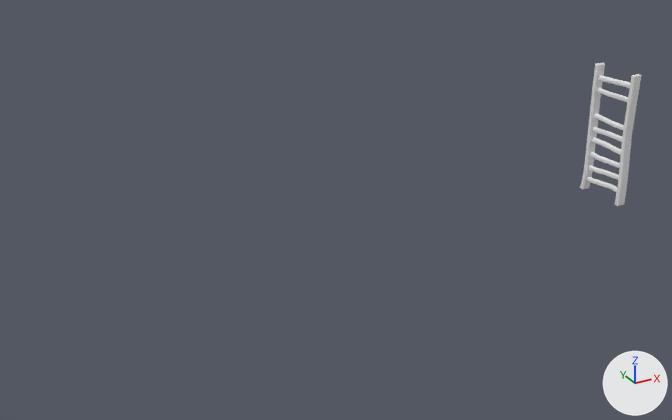
Before and after pictures for a commit that changed the FBX model GameProject1FG - Github/Assets/GameArtists/ladder_1.fbx.
Rendered twice from a 50 mm lens placed at (-2.15, 8.04, 6.92), pointed at (4.45, 20.05, 0.91). Arrows for +X, +Y and +Z are at lower right; the lights stay in place. Where no turn or scale is listed for an object, it has been applied to the vertices. Vertices at the same position are counted once.

Before the edit, the objects in view are built like this:
```python
me_cube_166 = bpy.data.meshes.new('Cube.166')
me_cube_166.from_pydata(...)  # 324 vertices, 296 faces; spans x -0.09..0.09, y -0.51..0.52, z -1.21..1.29
# before: 88 (-0.09, -0.44, -0.81) at pixel (617, 185), 89 (-0.08, -0.43, -0.81) at pixel (617, 185), 90 (0.08, -0.43, -0.81), 91 (0.09, -0.44, -0.81), 92 (0.09, -0.49, -0.81) at pixel (627, 184)
# before: 93 (0.08, -0.51, -0.81) at pixel (627, 185), 94 (-0.09, -0.49, -0.81) at pixel (619, 186), 95 (-0.08, -0.51, -0.81) at pixel (620, 186)
ob_ladder_2 = bpy.data.objects.new('ladder 2', me_cube_166)
ob_ladder_2.location = (10.22, 19.99, 1.21)
```
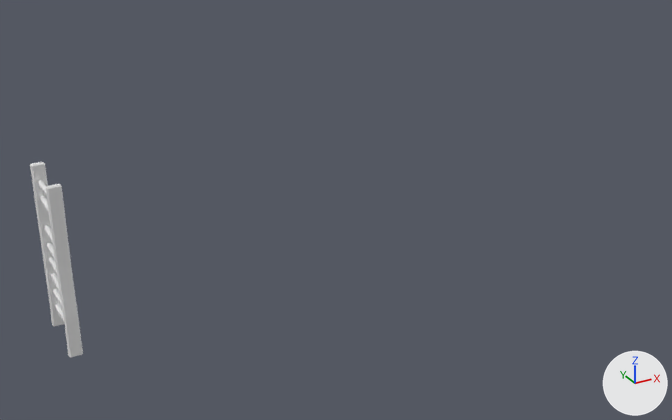
What differs and where, as boxes [x1, y1, x2, y2] in the pictures (672 x 420 px; the box of a moved part takes in the faces that stretch with it):
'ladder 2', reshaped, moved (13% narrower, 37% taller): before [580, 63, 641, 206]; after [30, 162, 83, 358]
part 1 of me_cube_166, moved or reshaped: before [592, 126, 622, 142]; after [46, 242, 55, 259]
part 2 of me_cube_166, moved or reshaped: before [594, 113, 624, 130]; after [44, 225, 53, 244]
part 3 of me_cube_166, moved or reshaped: before [591, 137, 621, 155]; after [49, 257, 57, 274]
part 4 of me_cube_166, moved or reshaped: before [590, 152, 620, 168]; after [51, 273, 60, 292]
part 5 of me_cube_166, moved or reshaped: before [588, 165, 619, 180]; after [53, 289, 62, 306]
part 6 of me_cube_166, moved or reshaped: before [587, 176, 617, 192]; after [55, 303, 64, 321]
part 7 of me_cube_166, moved or reshaped: before [615, 136, 632, 206]; after [56, 266, 83, 357]

Patch to the scene script:
```diff
--- a/GameProject1FG - Github/Assets/GameArtists/ladder_1.fbx.py
+++ b/GameProject1FG - Github/Assets/GameArtists/ladder_1.fbx.py
@@ me_cube_166 @@
 me_cube_166.from_pydata(...)  # 324 vertices, 296 faces; spans x -0.09..0.09, y -0.51..0.52, z -1.21..1.29
 # used by ob_ladder_2; location = (10.22, 19.99, 1.21)
+# me_cube_166 part 1: the loose piece of 30 vertices spanning x -0.05..0.05, y -0.44..0.43, z -0.03..0.09 is scaled about its middle by (0.75, 1, 0.75), then moved by (0.0, 0.0, 0.07)
+# me_cube_166 part 2: the loose piece of 24 vertices spanning x -0.05..0.05, y -0.43..0.44, z 0.21..0.34 is scaled about its middle by (0.75, 1, 0.75), then moved by (0.0, 0.0, 0.07)
+# me_cube_166 part 3: the loose piece of 30 vertices spanning x -0.05..0.05, y -0.45..0.45, z -0.26..-0.13 is scaled about the mesh origin by (0.75, 1, 0.75)
+# me_cube_166 part 4: the loose piece of 30 vertices spanning x -0.05..0.05, y -0.46..0.44, z -0.54..-0.42 is scaled about its middle by (0.75, 1, 0.75), then moved by (0.0, 0.0, 0.1)
+# me_cube_166 part 5: the loose piece of 30 vertices spanning x -0.05..0.05, y -0.47..0.44, z -0.8..-0.64 is scaled about its middle by (0.75, 1, 0.75), then moved by (0.0, 0.0, 0.11)
+# me_cube_166 part 6: the loose piece of 30 vertices spanning x -0.05..0.05, y -0.46..0.45, z -1.04..-0.88 is scaled about its middle by (0.75, 1, 0.75), then moved by (0.0, 0.0, 0.11)
+# me_cube_166 part 7
+for i in [*range(88, 96)]: me_cube_166.vertices[i].co += Vector((0.0, 0.0, 0.22))
@@ ob_ladder_2 @@
 ob_ladder_2 = bpy.data.objects.new('ladder 2', me_cube_166)
-ob_ladder_2.location = (10.22, 19.99, 1.21)
+ob_ladder_2.location = (-0.03, 19.72, 1.21)
```
